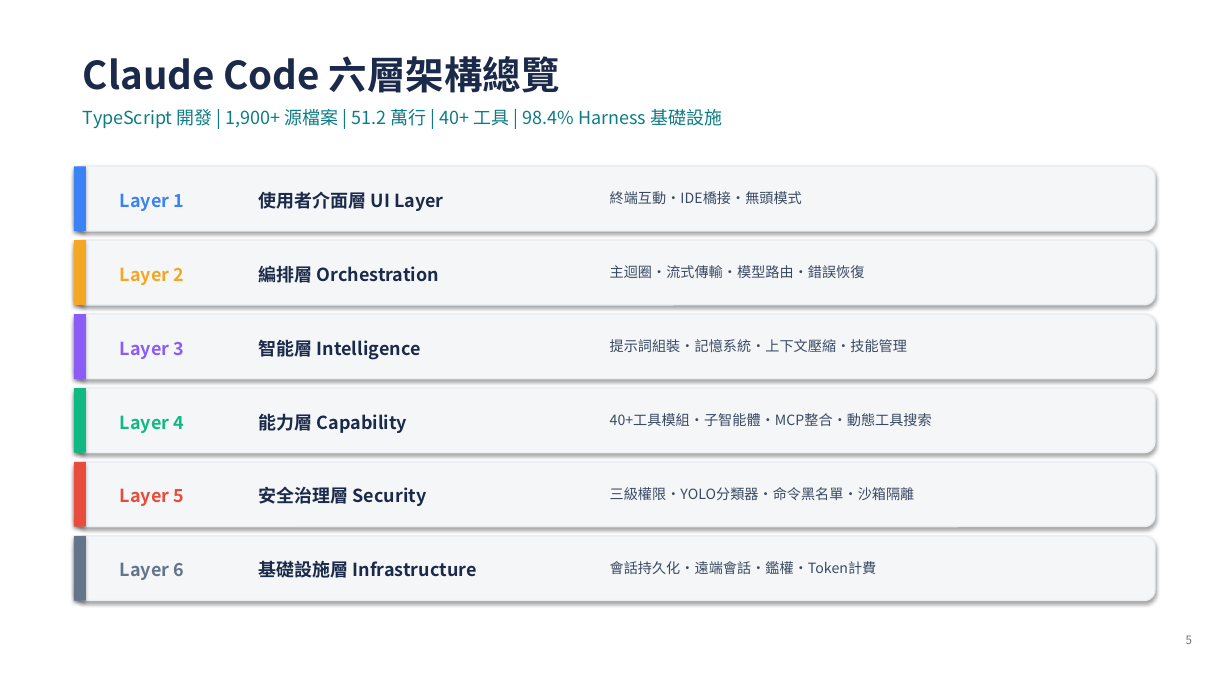
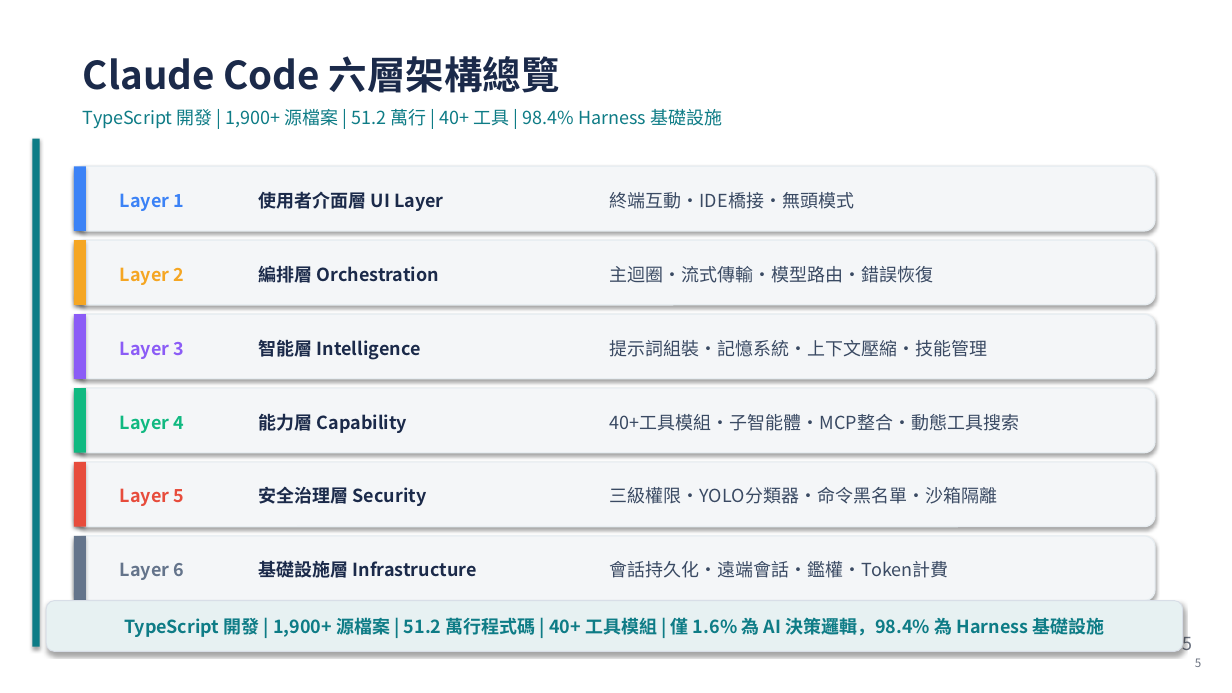
Before and after one commit to eddyzaeros-ops/ai-agent-harness-architecture, a slide deck: slide 5 of 智能體駕馭工程_Claude_Code簡報.pptx. Drawn at 1232x693 pixels with LibreOffice and Linux fonts; fonts in the diff are those of the drawing. Boxes give left, top, right and bottom in pixels: in the first picture for what was removed or moved away, otherwise in the second. Text is boxed around its words. In the diff, an @@ line names an element or a change of style, - is before the commit and + after.

Commit message:
chore: upgrade PPTX body font size to 14pt and sync updated docs

```diff
--- a/智能體駕馭工程_Claude_Code簡報.pptx
+++ b/智能體駕馭工程_Claude_Code簡報.pptx
@@ rectangle added at (32, 139, 40, 647), fill #0E7C86 @@
@@ size 11 to 14 pt in 6 elements at (610, 192, 854, 209), (610, 266, 934, 283), (610, 340, 988, 357), (610, 414, 1020, 431), (610, 487, 997, 504), (610, 561, 949, 578) @@
@@ rounded rectangle added at (46, 601, 1183, 652), fill #E7F1F2, outline #D8DEE7 0.75 pt, 14 pt, text #0E7C86, bold @@
+TypeScript 開發 | 1,900+ 源檔案 | 51.2 萬行程式碼 | 40+ 工具模組 | 僅 1.6% 為 AI 決策邏輯，98.4% 為 Harness 基礎設施
@@ text "5" at (1182, 636, 1192, 650): size 9 to 14 pt @@
@@ text added at (1195, 658, 1201, 667), 9 pt, text #6B7280 @@
+5
```
Also in this commit, not shown: 14 other slides changed, 4 other files.
